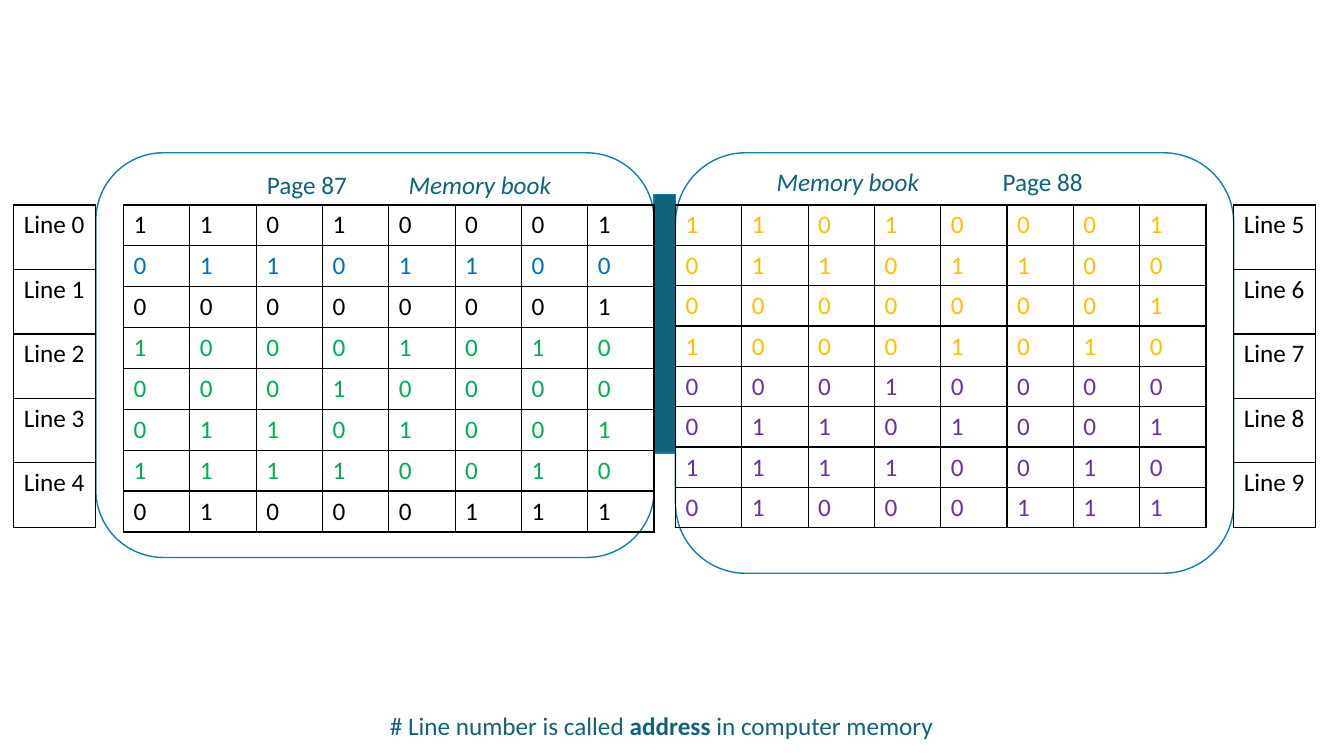
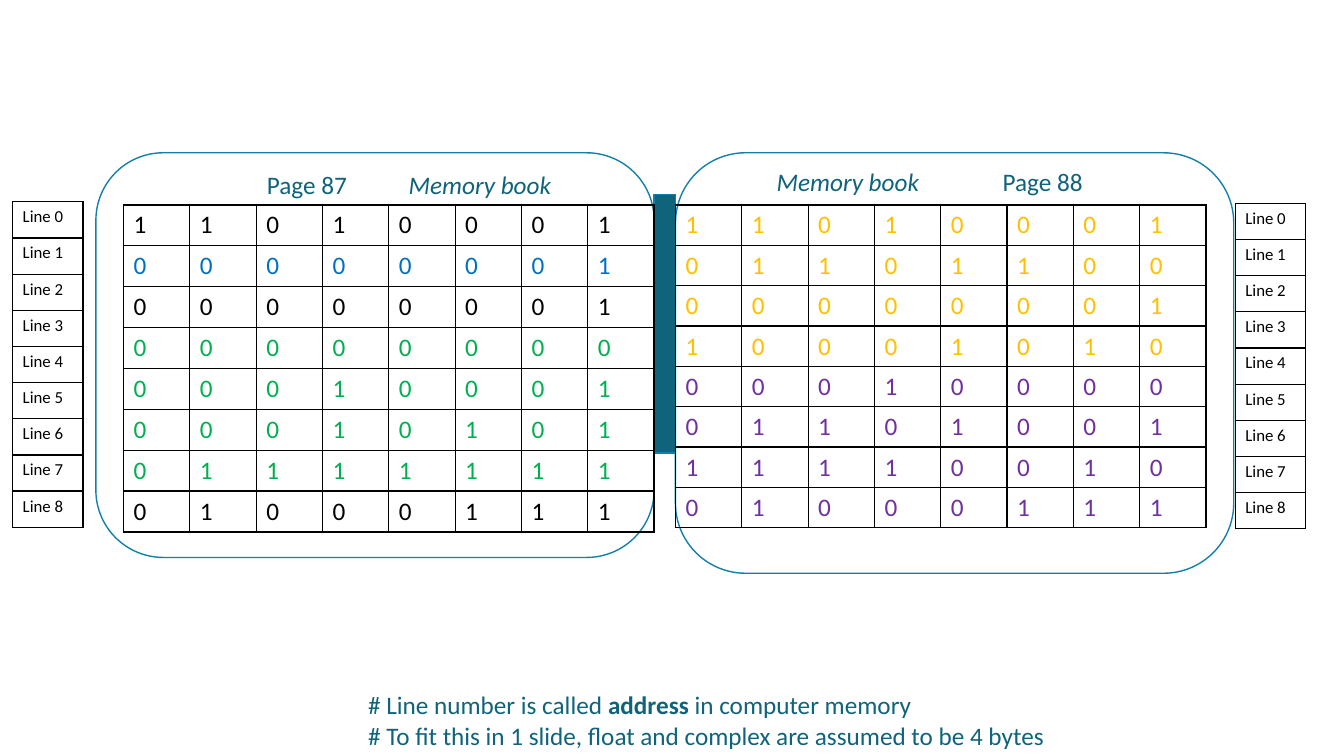
Before and after one commit to uday87j/teach_python, a slide deck: slide 26 of fundamentals/2-State, Data types.pptx. Drawn at 1344x756 pixels with LibreOffice and Linux fonts; fonts in the diff are those of the drawing. Boxes give left, top, right and bottom in pixels: in the first picture for what was removed or moved away, otherwise in the second. Text is boxed around its words. In the diff, an @@ line names an element or a change of style, - is before the commit and + after.

```diff
--- a/fundamentals/2-State, Data types.pptx
+++ b/fundamentals/2-State, Data types.pptx
@@ table at (13,202,84,527) @@
+row 6: Line 5
+row 7: Line 6
+row 8: Line 7
+row 9: Line 8
@@ table: place and size @@
-table at (14,205,97,527)
+table at (13,202,84,527)
@@ table at (124,205,656,527) @@
-row 2: 0 | 1 | 1 | 0 | 1 | 1 | 0 | 0
-row 4: 1 | 0 | 0 | 0 | 1 | 0 | 1 | 0
-row 5: 0 | 0 | 0 | 1 | 0 | 0 | 0 | 0
-row 6: 0 | 1 | 1 | 0 | 1 | 0 | 0 | 1
-row 7: 1 | 1 | 1 | 1 | 0 | 0 | 1 | 0
+row 3: 0 | 0 | 0 | 0 | 0 | 0 | 0 | 1
+row 4: 0 | 0 | 0 | 0 | 0 | 0 | 0 | 0
+row 5: 0 | 0 | 0 | 1 | 0 | 0 | 0 | 1
+row 6: 0 | 0 | 0 | 1 | 0 | 1 | 0 | 1
+row 7: 0 | 1 | 1 | 1 | 1 | 1 | 1 | 1
@@ table at (1236,204,1307,529) @@
+row 1: Line 0
+row 2: Line 1
+row 3: Line 2
+row 4: Line 3
+row 5: Line 4
-row 5: Line 9
@@ table: place and size @@
-table at (1234,205,1317,527)
+table at (1236,204,1307,529)
@@ text "# Line number is called ...": place and size @@
-text "# Line number is called ..." at (408,717,932,739)
+text "# Line number is called ..." at (386,696,1043,749)
@@ text at (386,727,1043,749): paragraph added @@
+# To fit this in 1 slide, float and complex are assumed to be 4 bytes
```
Also in this commit, not shown: 1 other slide changed.
